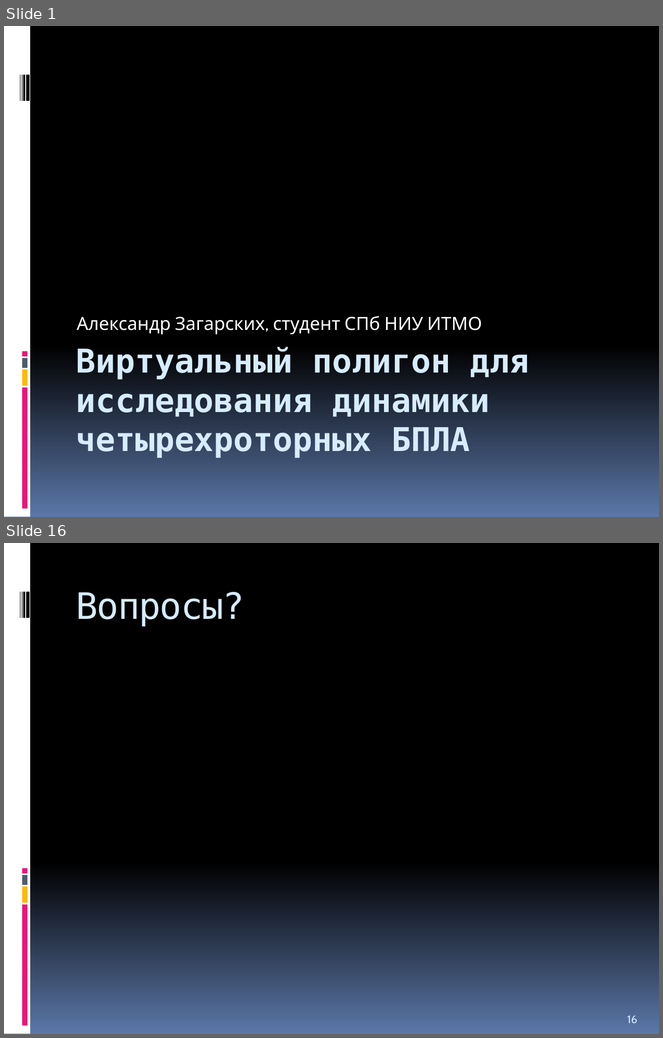
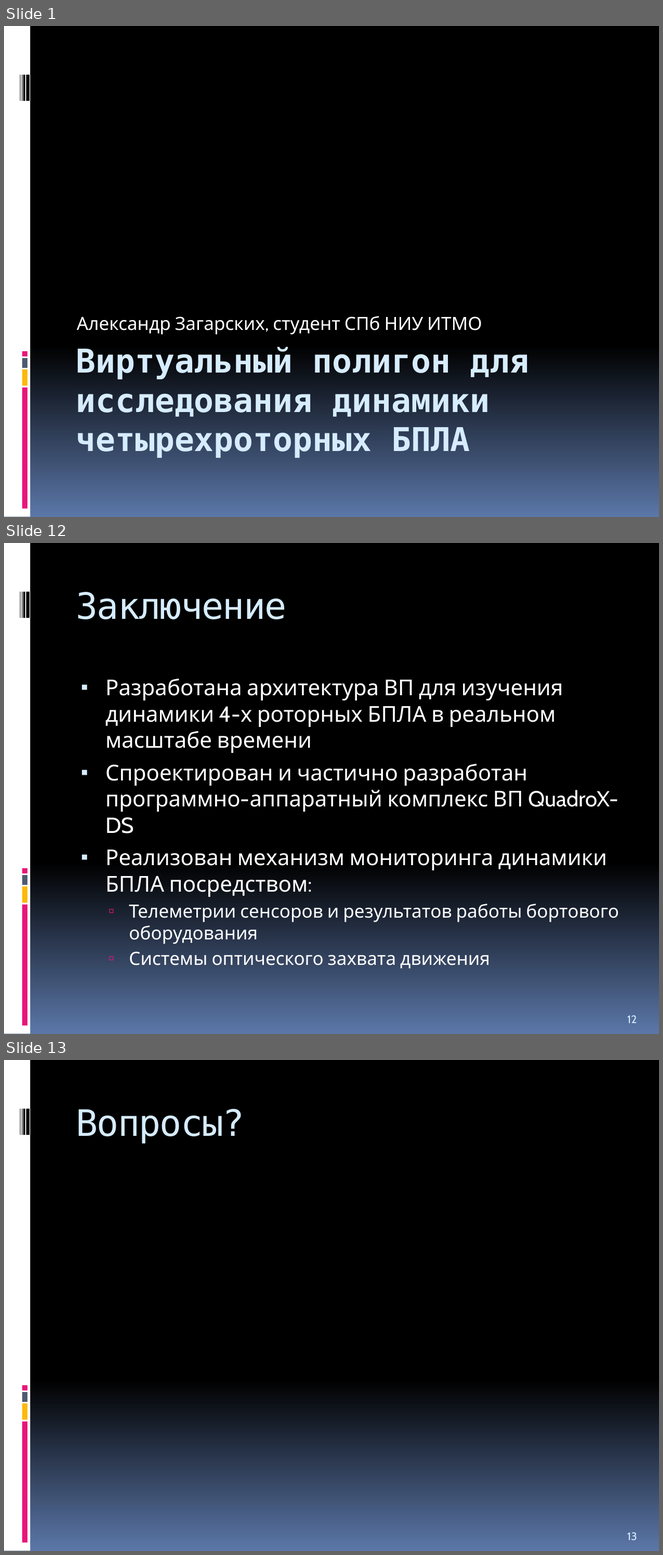
Before and after one commit to Jacobi20/quadro-xds, a slide deck: Docs/Medias2012.pptx. Shown one above the other, each under a label of ours: slides 1 and 16 before the commit, slides 1, 12 and 13 after it; the slides between them are not shown. The pictures are 663x1038 and 663x1555 pixels, drawn with LibreOffice and Linux fonts; fonts in the diff are those of the drawing. Boxes give left, top, right and bottom in pixels: in the first picture for what was removed or moved away, otherwise in the second. Text is boxed around its words. In the diff, an @@ line names an element or a change of style, - is before the commit and + after.

```diff
--- a/Docs/Medias2012.pptx
+++ b/Docs/Medias2012.pptx
@@ slide 12 added at box(4, 543, 659, 1034), background gradient #000000 to #5B77A8; not listed: 9 template elements that a slide beside it also shows @@
@@ title added at box(76, 592, 286, 619), 40 pt, text #D6ECFF @@
+Заключение
@@ text added at box(105, 679, 619, 969), 24 pt, text #FFFFFF @@
+▪ Разработана архитектура ВП для изучения динамики 4-х роторных БПЛА в реальном масштабе времени
+▪ Спроектирован и частично разработан программно-аппаратный комплекс ВП QuadroX-DS
+▪ Реализован механизм мониторинга динамики БПЛА посредством:
+  ▫ Телеметрии сенсоров и результатов работы бортового оборудования
+  ▫ Системы оптического захвата движения
@@ page number added at box(627, 1016, 637, 1023), 12 pt, text #D6ECFF @@
+12
@@ what was slide 16 is now slide 13 @@
@@ page number at box(627, 1533, 637, 1540): text changed @@
-16
+13
```
Also in this commit, not shown: 7 slides changed, 3 other slides added, 7 slides removed, 6 other files.
